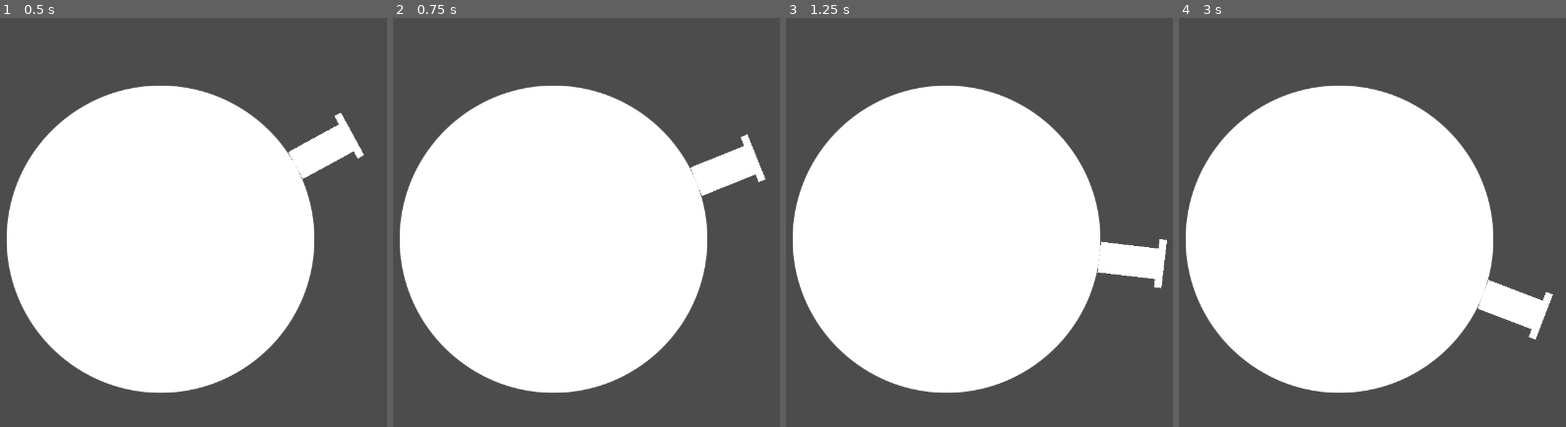
Above: before the commit, frames 1-4 (left to right).
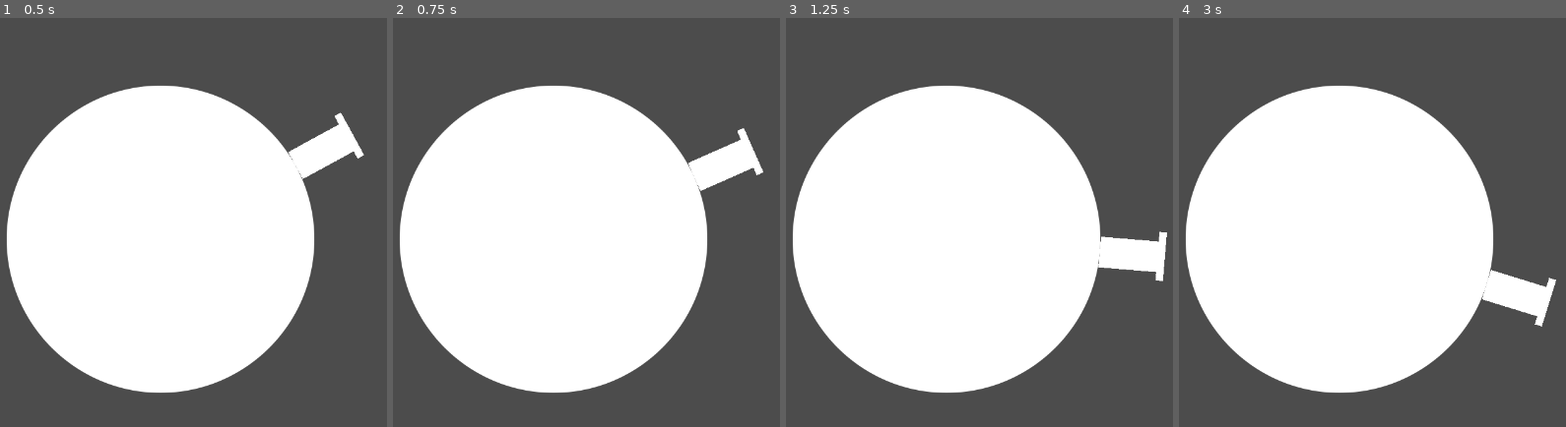
Above: after the commit, the same moments.

Repository: NoohAlavi/JuicyJam2022
Game: Godot game, scene res://Game/Game.tscn
Two runs of this game, one before a commit and one after it. Both use one fixed random seed, a clock stepped at 60 frames per second and the inputs below. The project has no main scene, so this scene is started directly.
Inputs:
- Up to frame 1 (0.5 s): no input
- Up to frame 2 (0.75 s): hold Right (ui_right) from 0.53 s (still down); tap Space (swap_dir, bound only after the commit) at 0.6 s
- Up to frame 3 (1.25 s): keep holding Right (ui_right)
- Up to frame 4 (3 s): release Right (ui_right) at 1.28 s; hold Left (ui_left) 1.28-2.03 s; tap Space (swap_dir, bound only after the commit) at 1.35, 2.1, 2.85 s; hold Right (ui_right) from 2.03 s (still down)

Frame 1 is identical in both runs. In frame 2, 0.6% of the frame differs, in the area x 76-97%, y 26-44%; in frame 3, 0.6%; in frame 4, 1.1%, in the area x 77-98%, y 61-79%.

Commit message:
Updated player

Diff:
--- a/JuicyJam/Game/Game.tscn
+++ b/JuicyJam/Game/Game.tscn
@@ -11,7 +11,6 @@
 
 [node name="Player" parent="." instance=ExtResource( 2 )]
 radius = 300
-speed = 1
 
 [node name="Camera2D" type="Camera2D" parent="."]
 current = true
--- a/JuicyJam/Game/Player/Player.gd
+++ b/JuicyJam/Game/Player/Player.gd
@@ -1,23 +1,20 @@
 extends Area2D
+class_name Player
 
-
-# Declare member variables here. Examples:
-# var a = 2
-# var b = "text"
 export var radius = 600
-export var speed = 60
+export var base_speed = 1
 var angle = 0
 
+var speed = base_speed
 
-# Called when the node enters the scene tree for the first time.
-func _ready():
-	pass # Replace with function body.
-
-
-# Called every frame. 'delta' is the elapsed time since the previous frame.
-func _process(delta):
+func _physics_process(delta):
 	angle += speed * delta
 	global_position = Vector2(cos(angle), -sin(angle)) * radius
 	rotation = -angle + (PI/2)
-	if (Input.is_action_just_pressed("ui_left") || Input.is_action_just_pressed("ui_right")):
+
+	var dir = ceil(Input.get_action_strength("move_left") - Input.get_action_strength("move_right"))
+	if dir != 0:
+		speed = base_speed * dir
+
+	if Input.is_action_just_pressed("swap_dir"):
 		speed *= -1
--- a/JuicyJam/project.godot
+++ b/JuicyJam/project.godot
@@ -7,6 +7,16 @@
 ;   param=value ; assign values to parameters
 
 config_version=4
+
+_global_script_classes=[ {
+"base": "Area2D",
+"class": "Player",
+"language": "GDScript",
+"path": "res://Game/Player/Player.gd"
+} ]
+_global_script_class_icons={
+"Player": ""
+}
 
 [application]
 
@@ -18,6 +28,29 @@
 window/size/width=1280
 window/size/height=720
 
+[input]
+
+move_right={
+"deadzone": 0.5,
+"events": [ Object(InputEventKey,"resource_local_to_scene":false,"resource_name":"","device":0,"alt":false,"shift":false,"control":false,"meta":false,"command":false,"pressed":false,"scancode":0,"physical_scancode":68,"unicode":0,"echo":false,"script":null)
+, Object(InputEventKey,"resource_local_to_scene":false,"resource_name":"","device":0,"alt":false,"shift":false,"control":false,"meta":false,"command":false,"pressed":false,"scancode":0,"physical_scancode":16777233,"unicode":0,"echo":false,"script":null)
+, Object(InputEventJoypadMotion,"resource_local_to_scene":false,"resource_name":"","device":0,"axis":0,"axis_value":1.0,"script":null)
+ ]
+}
+move_left={
+"deadzone": 0.5,
+"events": [ Object(InputEventKey,"resource_local_to_scene":false,"resource_name":"","device":0,"alt":false,"shift":false,"control":false,"meta":false,"command":false,"pressed":false,"scancode":0,"physical_scancode":16777231,"unicode":0,"echo":false,"script":null)
+, Object(InputEventKey,"resource_local_to_scene":false,"resource_name":"","device":0,"alt":false,"shift":false,"control":false,"meta":false,"command":false,"pressed":false,"scancode":0,"physical_scancode":65,"unicode":0,"echo":false,"script":null)
+, Object(InputEventJoypadMotion,"resource_local_to_scene":false,"resource_name":"","device":0,"axis":0,"axis_value":-1.0,"script":null)
+ ]
+}
+swap_dir={
+"deadzone": 0.5,
+"events": [ Object(InputEventKey,"resource_local_to_scene":false,"resource_name":"","device":0,"alt":false,"shift":false,"control":false,"meta":false,"command":false,"pressed":false,"scancode":0,"physical_scancode":32,"unicode":0,"echo":false,"script":null)
+, Object(InputEventJoypadButton,"resource_local_to_scene":false,"resource_name":"","device":0,"button_index":0,"pressure":0.0,"pressed":false,"script":null)
+ ]
+}
+
 [physics]
 
 common/enable_pause_aware_picking=true
